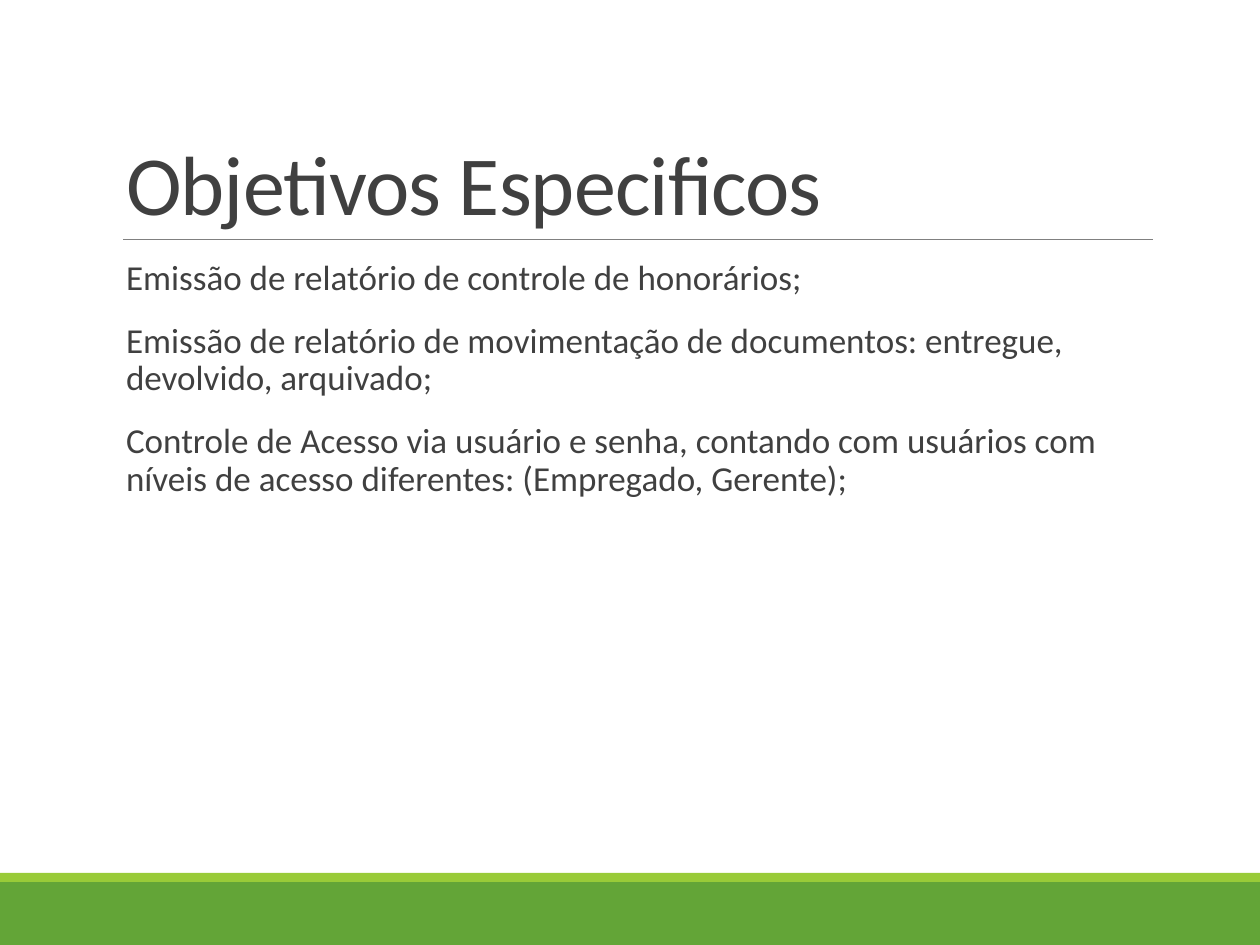
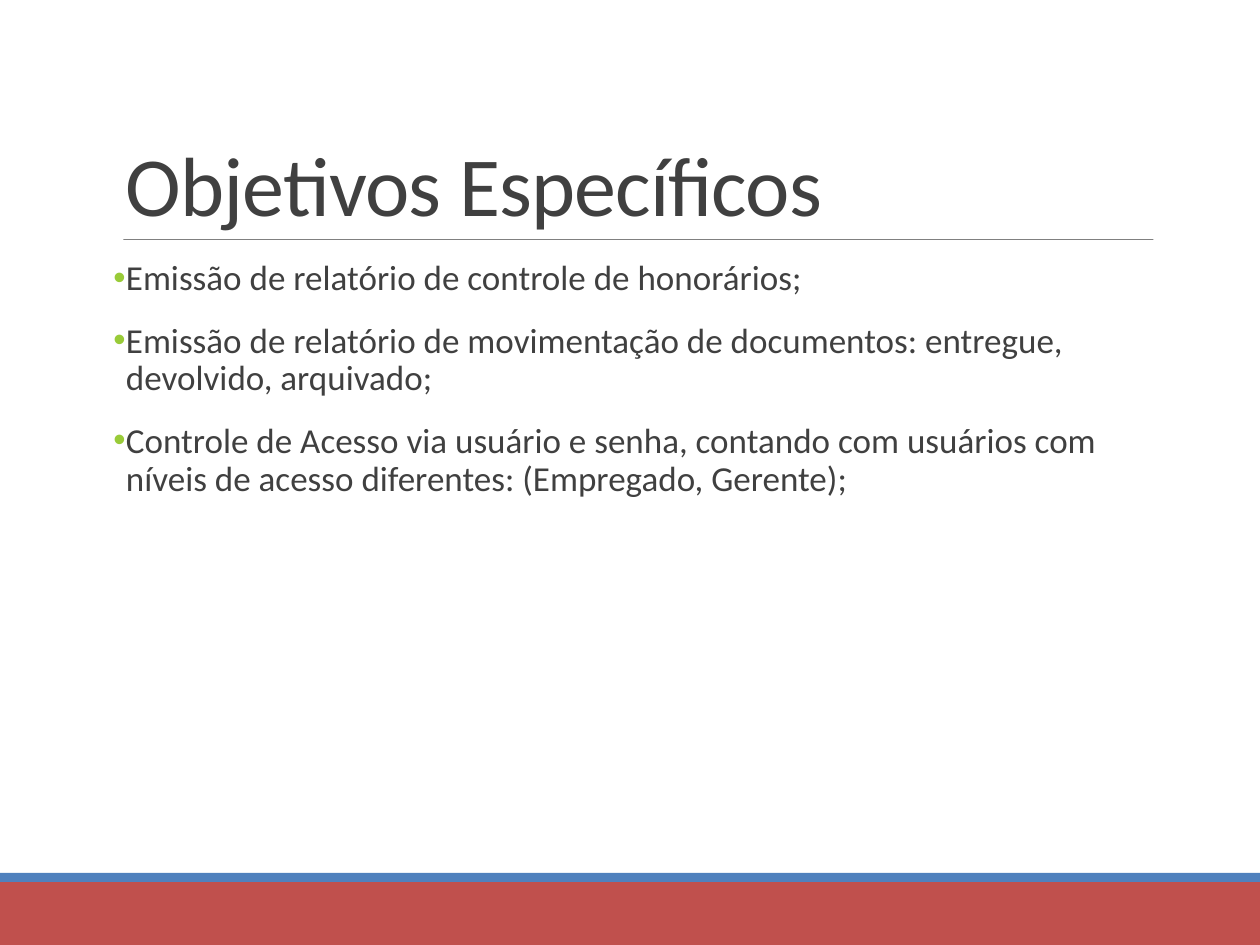
Before and after one commit to luisguipso/tcc, a slide deck: slide 6 of Apresentação - SICON.pptx. Drawn at 1260x945 pixels with LibreOffice and Linux fonts; fonts in the diff are those of the drawing. Boxes give left, top, right and bottom in pixels: in the first picture for what was removed or moved away, otherwise in the second. Text is boxed around its words. In the diff, an @@ line names an element or a change of style, - is before the commit and + after.

```diff
--- a/Apresentação - SICON.pptx
+++ b/Apresentação - SICON.pptx
@@ text at [126,157,822,231]: text changed @@
-Objetivos Especificos
+Objetivos Específicos
@@ text "Emissão de relatório de controle ..." at [126,265,1096,497]: bullet   to • @@
@@ rectangle at [0,882,1260,945]: fill #63A537 to #C0504D @@
@@ rectangle at [0,873,1260,882]: fill #99CB38 to #4F81BD @@
```
Also in this commit, not shown: 8 other slides changed, 9 other files.
